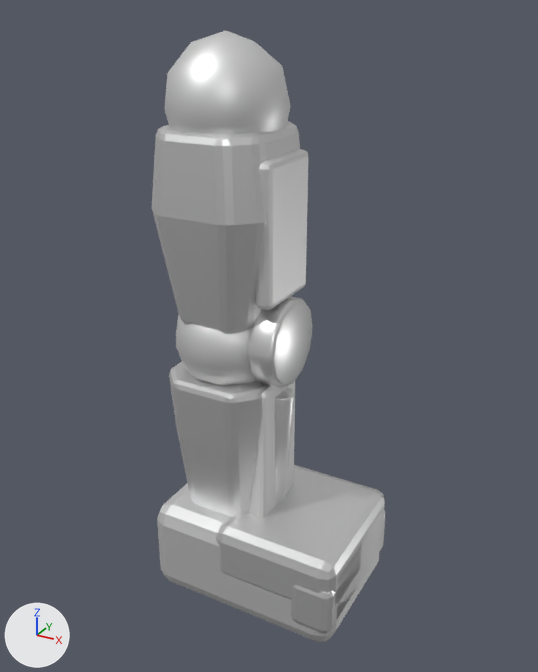
One commit to the FBX model games/dreambound/art/generated/SM_GuardianLeg.fbx: the scene before it, then after it.
Both versions are drawn from a camera (50 mm lens) standing at (0.654, -1.052, 0.11) and looking at (0.072, 0.006, -0.419). The axes (+X, +Y, +Z) are drawn at lower left. The lights are the same throughout. The first picture is the older version. Where no turn or scale is listed for an object, it has been applied to the vertices.

Script lines for the objects in view, before the commit:
```python
me_sm_guardianleg = bpy.data.meshes.new('SM_GuardianLeg')
me_sm_guardianleg.from_pydata(...)  # 844 vertices, 878 faces; spans x -0.11..0.27, y -0.14..0.14, z -0.94..0.08
# faces by material slot: [268, 556, 54]
me_sm_guardianleg.materials.append(mat_m_darkmetal)  # white #e7e7e7
me_sm_guardianleg.materials.append(mat_m_bronze)  # white #e7e7e7
me_sm_guardianleg.materials.append(mat_m_ceramic)  # white #e7e7e7
ob_sm_guardianleg = bpy.data.objects.new('SM_GuardianLeg', me_sm_guardianleg)
ob_sm_guardianleg.location = (0.0, 0.0, 0.0)
```
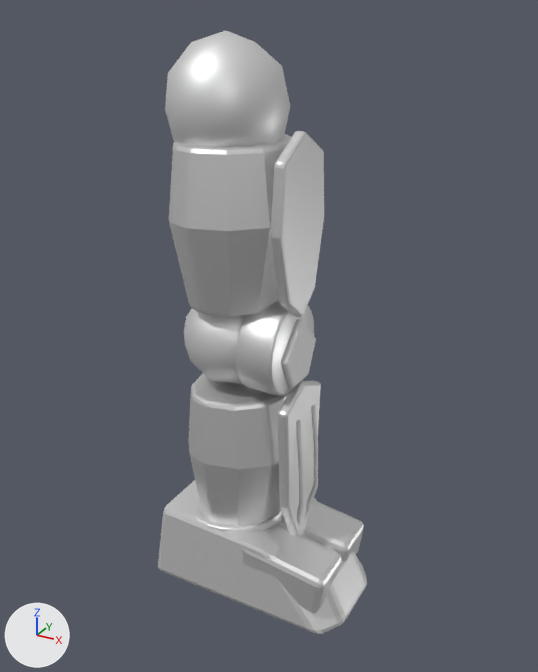
Boxes [x1, y1, x2, y2] around the edits, measured in the pictures (538 x 672 px):
'SM_GuardianLeg', reshaped (10% narrower): before [152, 31, 385, 642]; after [158, 31, 367, 634]
part 1 of me_sm_guardianleg, added: after [184, 309, 245, 384]
part 2 of me_sm_guardianleg, added: after [193, 509, 283, 533]
part 3 of me_sm_guardianleg, rebuilt (6% narrower): before [169, 362, 276, 516]; after [189, 373, 289, 526]
part 4 of me_sm_guardianleg, rebuilt: before [152, 121, 300, 334]; after [169, 134, 291, 317]
part 5 of me_sm_guardianleg, rebuilt (23% wider): before [248, 296, 312, 388]; after [235, 300, 314, 396]
part 6 of me_sm_guardianleg, rebuilt (7% narrower): before [157, 483, 382, 642]; after [158, 480, 367, 634]
part 7 of me_sm_guardianleg, added: after [271, 131, 324, 317]
part 8 of me_sm_guardianleg, added: after [281, 319, 316, 388]
part 9 of me_sm_guardianleg, added: after [278, 381, 321, 536]
part 10 of me_sm_guardianleg, added: after [243, 524, 341, 613]
part 11 of me_sm_guardianleg, added: after [281, 503, 364, 562]
part 12 of me_sm_guardianleg, added: after [296, 420, 304, 525]
part 13 of me_sm_guardianleg, added: after [305, 405, 318, 518]
part 14 of me_sm_guardianleg, deleted: before [275, 387, 295, 505]
part 15 of me_sm_guardianleg, deleted: before [249, 381, 295, 518]
part 16 of me_sm_guardianleg, deleted: before [176, 315, 258, 386]
part 17 of me_sm_guardianleg, reshaped: before [164, 31, 308, 310]; after [165, 31, 290, 147]
part 18 of me_sm_guardianleg, deleted: before [216, 465, 385, 633]

What the commit changed:
Material 'M_Patina' (mat_m_patina) is new.
Its base color is (0.8, 0.8, 0.8) (white #e7e7e7).
Its metallic is 0.3.
Its roughness is 0.78.
me_sm_guardianleg is used by ob_sm_guardianleg; location (0.0, 0.0, 0.0).
me_sm_guardianleg had 844 vertices, 878 faces and spanned x -0.11..0.27, y -0.14..0.14, z -0.94..0.08.
me_sm_guardianleg now has 1260 vertices, 1269 faces and spans x -0.129..0.265, y -0.128..0.128, z -0.94..0.08.
me_sm_guardianleg part 1: a new loose piece, an icosphere of 80 faces spanning x -0.087..0.087, y -0.09..0.09, z -0.52..-0.34, in mat_m_darkmetal (white #e7e7e7).
me_sm_guardianleg part 2: a new loose piece, a torus around z (ring radius 0.088, tube radius 0.016) spanning x -0.098..0.098, y -0.098..0.098, z -0.815..-0.785, in mat_m_bronze (white #e7e7e7).
me_sm_guardianleg part 3: the loose piece of 136 vertices spanning x -0.099..0.099, y -0.109..0.109, z -0.79..-0.49 is rebuilt with 154 vertices and now spans x -0.08..0.129, y -0.109..0.109, z -0.82..-0.52.
me_sm_guardianleg part 4: the loose piece of 136 vertices spanning x -0.11..0.11, y -0.12..0.12, z -0.39..-0.06 is rebuilt with 124 vertices and now spans x -0.09..0.13, y -0.128..0.128, z -0.36..-0.08.
me_sm_guardianleg part 5: the loose piece of 104 vertices spanning x 0.075..0.125, y -0.079..0.079, z -0.499..-0.341 is rebuilt with 120 vertices and now spans x 0.055..0.125, y -0.085..0.085, z -0.515..-0.345.
me_sm_guardianleg part 6: the loose piece of 56 vertices spanning x -0.11..0.27, y -0.135..0.135, z -0.94..-0.76 is rebuilt with 84 vertices and now spans x -0.129..0.265, y -0.109..0.109, z -0.94..-0.781.
me_sm_guardianleg part 7: a new loose piece of 96 vertices spanning x 0.12..0.14, y -0.08..0.08, z -0.368..-0.061, in mat_m_bronze (white #e7e7e7).
me_sm_guardianleg part 8: a new loose piece of 70 vertices spanning x 0.127..0.141, y -0.059..0.059, z -0.49..-0.372, in mat_m_ceramic (white #e7e7e7).
me_sm_guardianleg part 9: a new loose piece of 68 vertices spanning x 0.128..0.148, y -0.07..0.07, z -0.858..-0.491, in mat_m_bronze (white #e7e7e7).
me_sm_guardianleg part 10: a new loose piece of 56 vertices spanning x 0.062..0.238, y -0.104..-0.007, z -0.899..-0.801, in mat_m_bronze (white #e7e7e7).
me_sm_guardianleg part 11: a new loose piece of 56 vertices spanning x 0.062..0.238, y 0.006..0.103, z -0.899..-0.801, in mat_m_bronze (white #e7e7e7).
me_sm_guardianleg part 12: a new loose piece of 30 vertices spanning x 0.126..0.164, y -0.036..0.004, z -0.822..-0.55, in mat_m_patina (white #e7e7e7).
me_sm_guardianleg part 13: a new loose piece of 30 vertices spanning x 0.126..0.164, y -0.004..0.036, z -0.822..-0.55, in mat_m_patina (white #e7e7e7).
me_sm_guardianleg part 14: the loose piece of 104 vertices spanning x 0.056..0.124, y -0.025..0.025, z -0.782..-0.518 is deleted.
me_sm_guardianleg part 15: the loose piece of 56 vertices spanning x 0.06..0.1, y -0.065..0.065, z -0.765..-0.495 is deleted.
me_sm_guardianleg part 16: the loose piece of 42 vertices spanning x -0.1..0.1, y -0.11..0.11, z -0.53..-0.33 is deleted.
me_sm_guardianleg part 17: 90 vertices removed from x -0.095..0.115, y -0.11..0.11, z -0.34..0.064; 34 vertices added at x -0.095..0.095, y -0.108..0.108, z -0.124..0.064.
me_sm_guardianleg part 18: 112 vertices removed from x 0.03..0.27, y -0.14..0.14, z -0.9..-0.755.
me_sm_guardianleg gains material mat_m_patina (white #e7e7e7).
